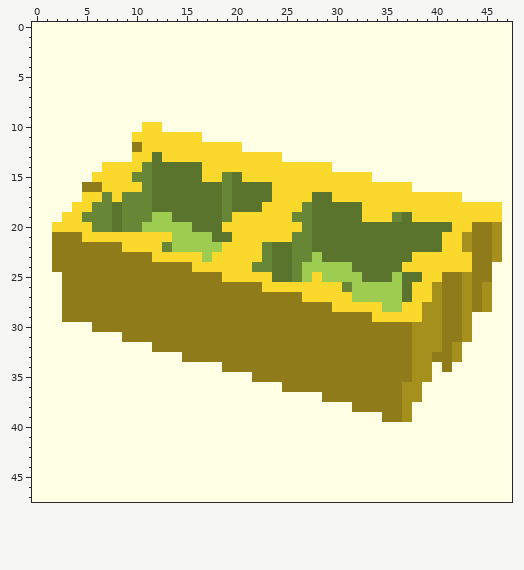
Pixel-art sprite -- assets/generated/AntiStudInsert.png. Above, as it was before the edit.
The file is 48x48 pixels.
And afterwards:
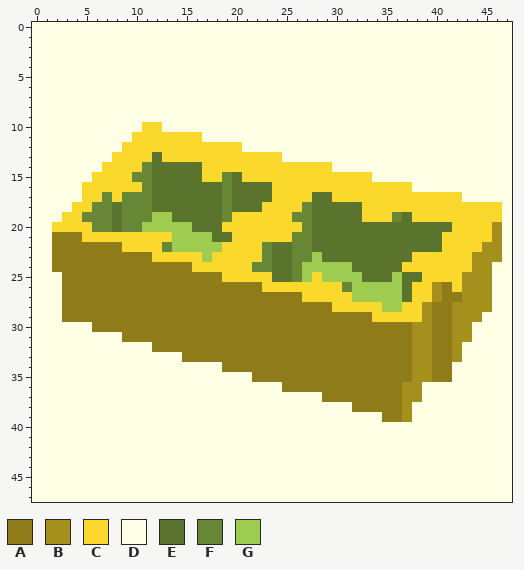
Palette (. is transparent): A #8f7b19  B #a58f1d  C #fad82c  D #ffffe5  E #5a742e  F #688736  G #9ecc51
Change:
Changed rows in their new state; - is an unchanged pixel.
first column x 5:
12 ----CC
13 ---CC-
16 CC----
first column x 40:
20 ----CC
21 ---CCC
22 ---CCB
23 ----BB
24 ----BB
25 -CC-BB
26 --C-B-
27 ----B-
28 A-B-B-
29 A-B-B-
30 A-B---
31 A-B---
32 A-----
34 A-----
35 AA----
Where, in picture pixels (left, top, right, bottom), the same in both pictures:
changed: (82, 142, 142, 192)
changed: (432, 222, 492, 382)
